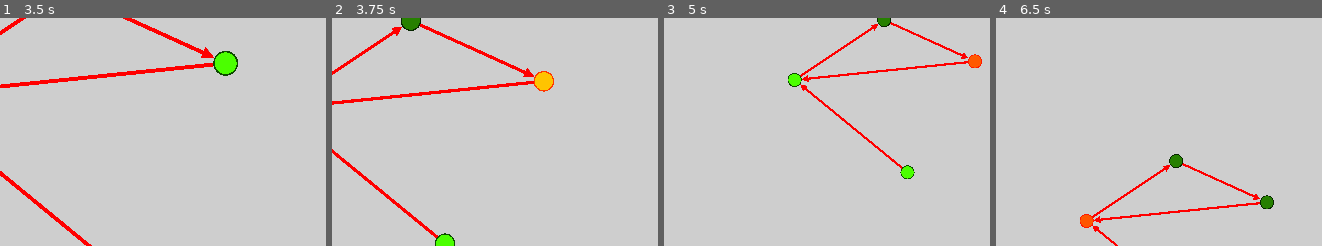
Above: before the commit, frames 1-4 (left to right).
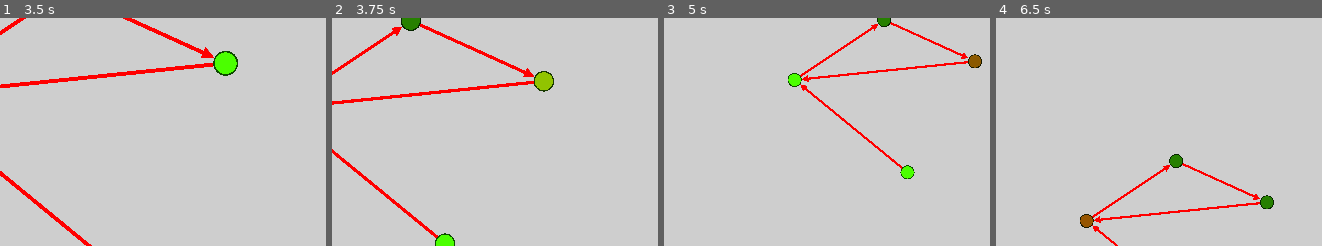
Above: after the commit, the same moments.

Repository: ron0studios/ron0studios.github.io
Game: Godot game, scene res://main.tscn
Two runs of this game, one before a commit and one after it. Both use one fixed random seed, a clock stepped at 60 frames per second and the inputs below.
Inputs (mouse positions are % of the whole screen's width and height, from its top left):
- Up to frame 1 (3.5 s): tap Enter at 0.5, 2 s; drag from (10, 65) to (73, 27) at 0.52 s; tap Space at 1.25, 2.75 s; drag from (89, 33) to (54, 70) at 1.27 s; move the mouse to (48, 11) at 2.02 s; tap Middle mouse button (mmb) at 2.1 s; click (48, 11) at 2.17 s; drag from (86, 50) to (24, 35) at 2.77 s
- Up to frame 2 (3.75 s): move the mouse to (97, 65) at 3.52 s; hold Mouse wheel down (scrolldown) from 3.53 s (still down); click (97, 65) at 3.67 s
- Up to frame 3 (5 s): tap Middle mouse button (mmb) at 3.8 s; release Mouse wheel down (scrolldown) at 4.25 s; tap Enter at 4.25 s; drag from (24, 35) to (42, 24) at 4.27 s
- Up to frame 4 (6.5 s): tap Space at 5 s; move the mouse to (67, 50) at 5.02 s; tap Middle mouse button (mmb) at 5.1 s; click (67, 50) at 5.17 s; drag from (42, 24) to (36, 55) at 5.77 s
The pictures show only the part of the screen within x 38-88%, y 17-67%; the shares and areas given below are measured in that part.

Frame 1 is identical in both runs. In frame 2, 0.4% of the frame differs, in the area x 61-69%, y 23-33%; in frame 3, 0.2%; in frame 4, 0.2%.

Commit message:
small BFS bugfix + better design

Diff:
--- a/godot/bfs/main.gd
+++ b/godot/bfs/main.gd
@@ -87,7 +87,7 @@
 
 func bfs(start, queue=[], visited=[]):
 	queue.append(start)
-
+	visited.append(start)
 	while len(queue) > 0:
 		yield(get_tree().create_timer(1), "timeout")
 		var pop = queue.pop_front()
@@ -95,7 +95,7 @@
 		for i in range(2,len(pop.get_children())):
 			yield(get_tree().create_timer(0.5), "timeout")
 			if not pop.get_children()[i].connect_to in visited:
-				pop.get_children()[i].connect_to.flash(100,0.0,0.0)
+				pop.get_children()[i].connect_to.flash(5,0.0,0.0)
 				queue.append(pop.get_children()[i].connect_to)
 				visited.append(pop.get_children()[i].connect_to)
 	yield(get_tree().create_timer(5), "timeout")
Not shown, changed: godot/bfs/export_presets.cfg
Not shown, changed: docs/articles/Breadth-First-Search.md
Not shown, added: godot/bfs/exports/files2.zip
Not shown, added: godot/bfs/exports/files2/favicon.png
Not shown, added: godot/bfs/exports/files2/index.html
Not shown, added: godot/bfs/exports/files2/index.js
Not shown, added: godot/bfs/exports/files2/index.pck
Not shown, added: godot/bfs/exports/files2/index.png
Not shown, added: godot/bfs/exports/files2/index.wasm
